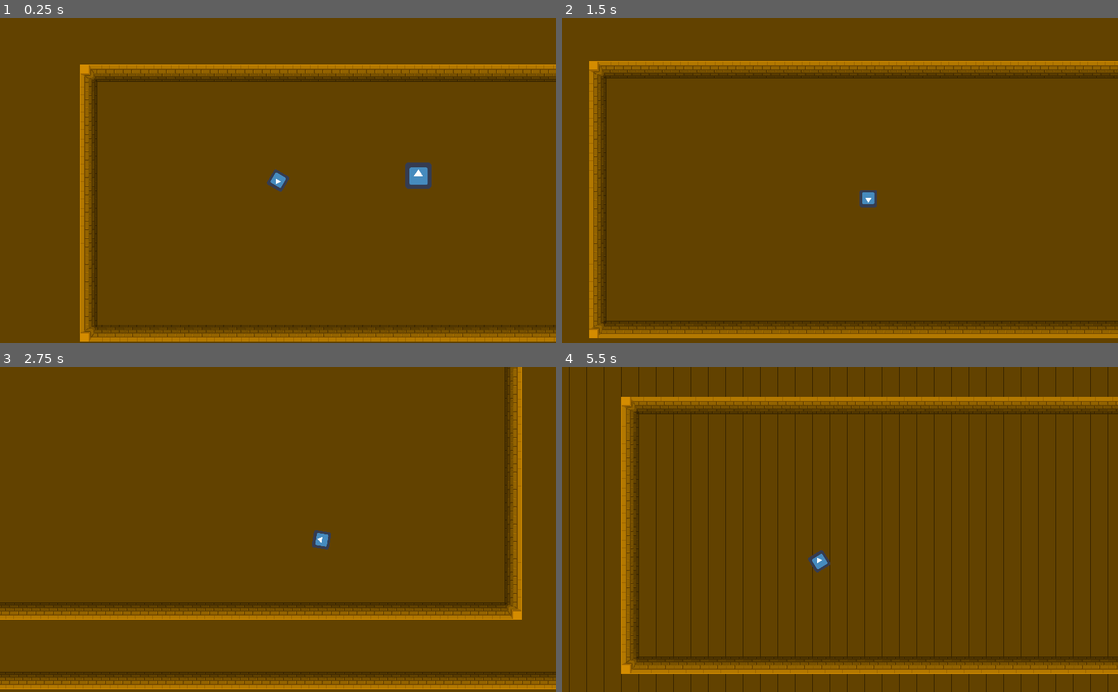
Above: before the commit, frames 1-4 (two rows, left to right).
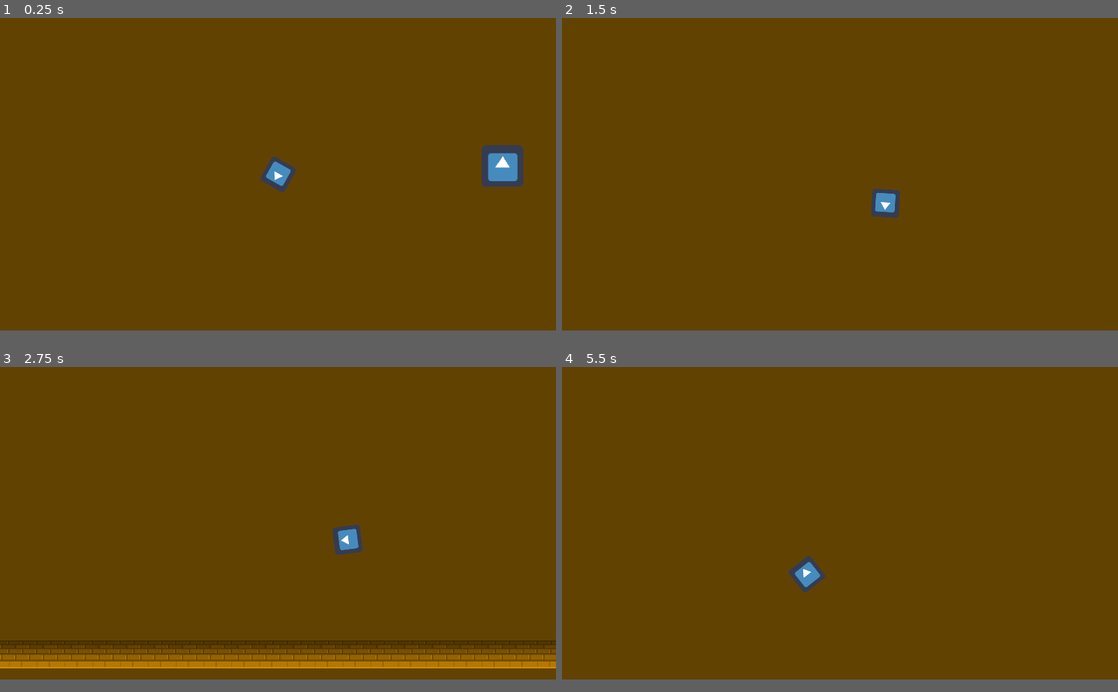
Above: after the commit, the same moments.

Repository: kinge880/GameJam
Game: Godot game, scene res://Word.tscn
Two runs of this game, one before a commit and one after it. Both use one fixed random seed, a clock stepped at 60 frames per second and the inputs below. The engine's default icon, where the game draws it, is replaced by a stand-in: a white triangle on a blue panel in a dark square.
Inputs (mouse positions are in pixels of both pictures, inside the frame that each line leads up to):
- Up to frame 1 (0.25 s): no input
- Up to frame 2 (1.5 s): tap Enter at 0.5 s; move the mouse to (962, 164) at 0.52 s; hold D (ui_right) 0.53-1.28 s; hold Space (atk) 0.53-1.28 s; move the mouse to (728, 196) at 1.27 s; hold S (ui_down) from 1.28 s (still down); tap Space (atk) at 1.35 s
- Up to frame 3 (2.75 s): move the mouse to (333, 458) at 2.02 s; release S (ui_down) at 2.03 s; hold D (ui_right) from 2.03 s (still down); hold Space (atk) from 2.03 s (still down)
- Up to frame 4 (5.5 s): move the mouse to (812, 594) at 2.77 s; release D (ui_right) at 2.78 s; release Space (atk) at 2.78 s; hold W (ui_up) 2.78-3.53 s; tap Space (atk) at 2.85, 4.35 s; move the mouse to (1006, 578) at 3.52 s; hold Space (atk) 3.53-4.28 s; hold A (ui_left) 3.53-5.03 s; move the mouse to (673, 480) at 4.27 s; move the mouse to (867, 529) at 5.02 s; hold S (ui_down) from 5.03 s (still down); hold Space (atk) from 5.03 s (still down)
In our replay, the window is 800x468 before the commit and 800x450 after it. These sizes can differ from the game's own. Grey fills any space a smaller window leaves; there, only what the larger window draws over its background counts as a difference.

The runs differ from the first frame. In frame 1, 8.4% of the frame differs, in the area x 0-100%, y 14-100%; in frame 2, 6.9%; in frame 3, 12%, in the area x 0-100%, y 0-100%; in frame 4, 10%.

Commit message:
Consertando escala.

Diff:
--- a/project.godot
+++ b/project.godot
@@ -21,6 +21,10 @@
 
 [display]
 
+window/size/width=640
+window/size/height=360
+window/size/test_width=1280
+window/size/test_height=720
 window/stretch/mode="2d"
 window/stretch/aspect="keep"
 
